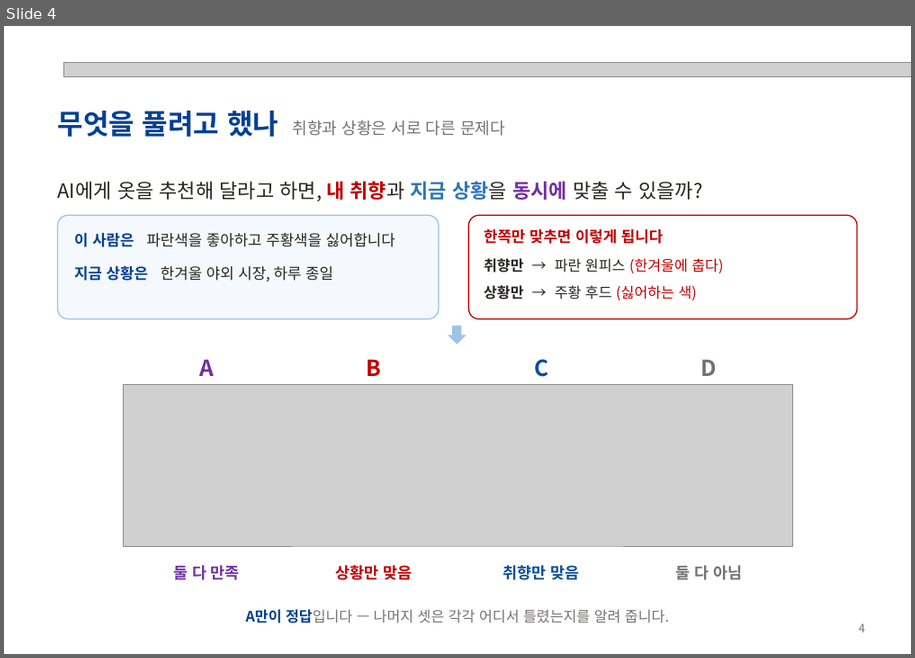
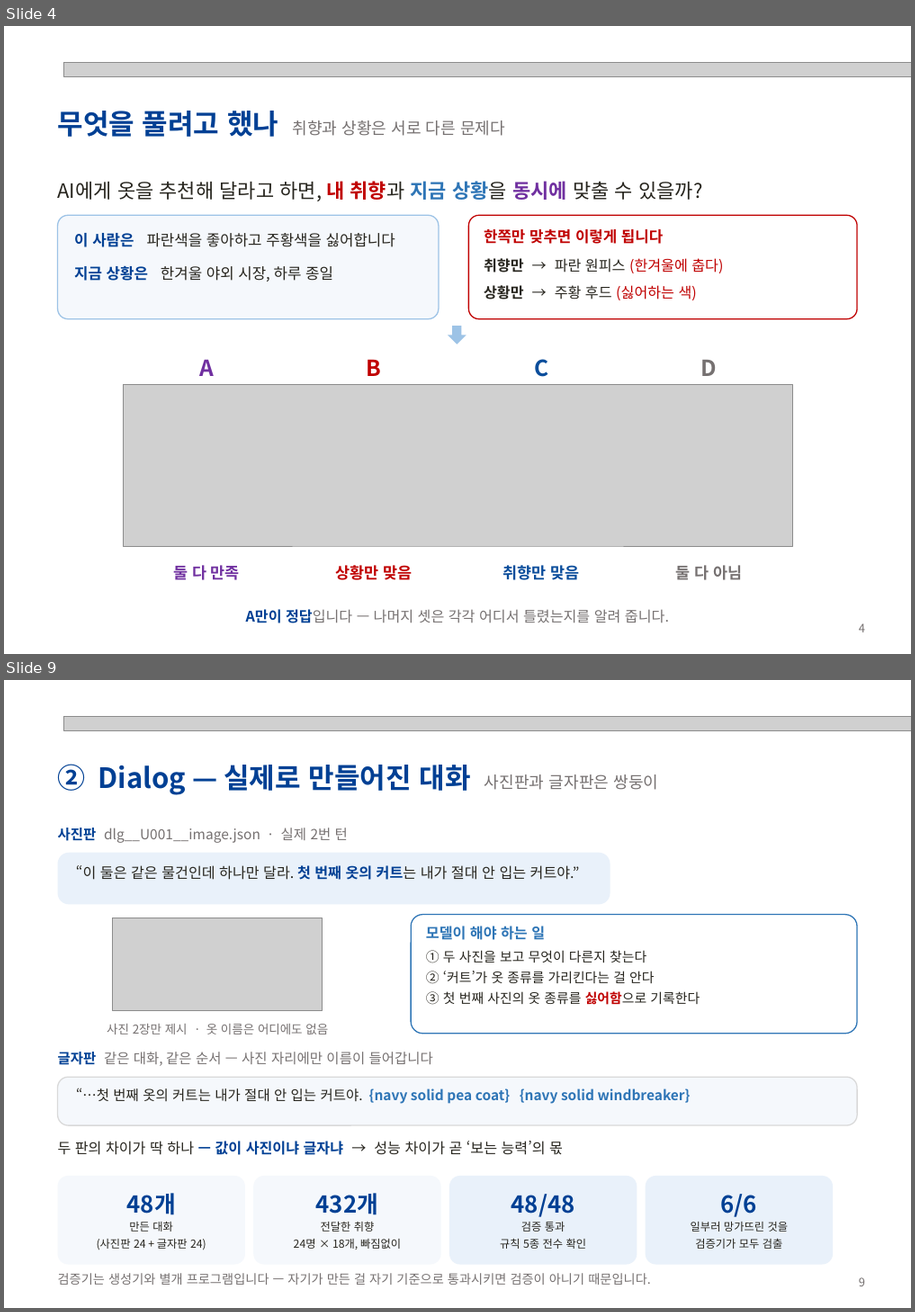
Before and after one commit to hjhj6411/tpo, a slide deck: presentation/POD-Bench_성과발표.pptx. Shown one above the other, each under a label of ours: slide 4 before the commit, slides 4 and 9 after it; the slides between them are not shown. The pictures are 915x658 and 915x1312 pixels, drawn with LibreOffice and Linux fonts; fonts in the diff are those of the drawing; grey boxes stand for pictures. Boxes give left, top, right and bottom in pixels: in the first picture for what was removed or moved away, otherwise in the second. Text is boxed around its words. In the diff, an @@ line names an element or a change of style, - is before the commit and + after.

```diff
--- a/presentation/POD-Bench_성과발표.pptx
+++ b/presentation/POD-Bench_성과발표.pptx
@@ slide 9 added at <box>4,680,911,1308</box>, background #FFFFFF @@
@@ picture added at <box>64,717,911,731</box> @@
@@ text added at <box>58,764,659,795</box>, 24 pt, text #004094, bold @@
+② Dialog — 실제로 만들어진 대화 사진판과 글자판은 쌍둥이
@@ text added at <box>58,828,348,843</box>, 12 pt, text #767171 @@
+사진판 dlg__U001__image.json · 실제 2번 턴
@@ rounded rectangle added at <box>58,853,611,904</box>, fill #E9F1FA @@
@@ text added at <box>76,865,580,880</box>, 12.5 pt, text #27251E @@
+“이 둘은 같은 물건인데 하나만 달라. 첫 번째 옷의 커트는 내가 절대 안 입는 커트야.”
@@ picture added at <box>113,918,323,1011</box> @@
@@ rounded rectangle added at <box>411,915,857,1034</box>, fill #FFFFFF, outline #2E75B6 1 pt @@
@@ text added at <box>426,926,700,1005</box>, 11.5 pt, text #27251E @@
+모델이 해야 하는 일
+① 두 사진을 보고 무엇이 다른지 찾는다
+② ‘커트’가 옷 종류를 가리킨다는 걸 안다
+③ 첫 번째 사진의 옷 종류를 싫어함으로 기록한다
@@ text added at <box>107,1024,328,1035</box>, 10.5 pt, text #767171 @@
+사진 2장만 제시 · 옷 이름은 어디에도 없음
@@ text added at <box>58,1052,433,1066</box>, 12 pt, text #767171 @@
+글자판 같은 대화, 같은 순서 — 사진 자리에만 이름이 들어갑니다
@@ rounded rectangle added at <box>58,1077,857,1126</box>, fill #F5F8FC, outline #D9D9D9 1 pt @@
@@ text added at <box>76,1088,691,1104</box>, 12 pt, text #2E75B6, bold @@
+“…첫 번째 옷의 커트는 내가 절대 안 입는 커트야. {navy solid pea coat} {navy solid windbreaker}
@@ text added at <box>58,1141,563,1155</box>, 12.5 pt, text #27251E @@
+두 판의 차이가 딱 하나 — 값이 사진이냐 글자냐 → 성능 차이가 곧 ‘보는 능력’의 몫
@@ rounded rectangle added at <box>58,1176,245,1265</box>, fill #F5F8FC, 9.5 pt, text #27251E @@
+48개
+만든 대화
+(사진판 24 + 글자판 24)
@@ rounded rectangle added at <box>253,1176,441,1265</box>, fill #F5F8FC, 9.5 pt, text #27251E @@
+432개
+전달한 취향
+24명 × 18개, 빠짐없이
@@ rounded rectangle added at <box>450,1176,638,1265</box>, fill #E9F1FA, 9.5 pt, text #27251E @@
+48/48
+검증 통과
+규칙 5종 전수 확인
@@ rounded rectangle added at <box>646,1176,833,1265</box>, fill #E9F1FA, 9.5 pt, text #27251E @@
+6/6
+일부러 망가뜨린 것을
+검증기가 모두 검출
@@ text added at <box>58,1273,651,1285</box>, 11 pt, text #767171 @@
+검증기는 생성기와 별개 프로그램입니다 — 자기가 만든 걸 자기 기준으로 통과시키면 검증이 아니기 때문입니다.
@@ text added at <box>859,1278,865,1287</box>, 10 pt, text #767171 @@
+9
```
Also in this commit, not shown: 8 slides changed, 7 other slides added, 3 slides removed, 5 other files.
